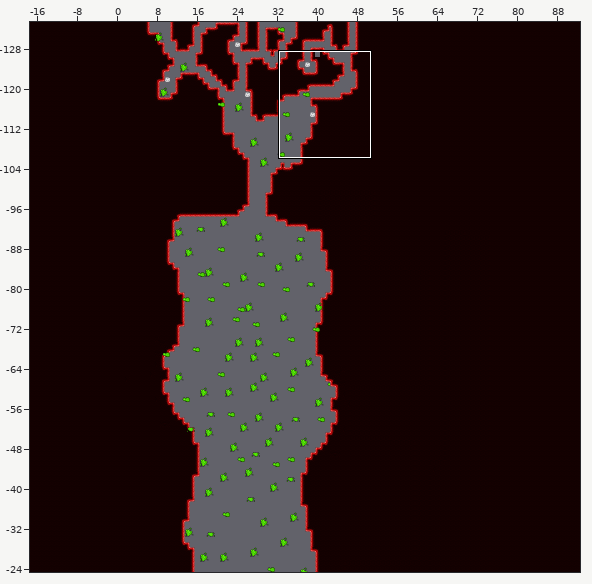
Two versions of a level (Tiled map (JSON), src/assets/maps/sperm.json). Above: a wide view before the commit, with the close-up outlined.
Close-up. Old version:
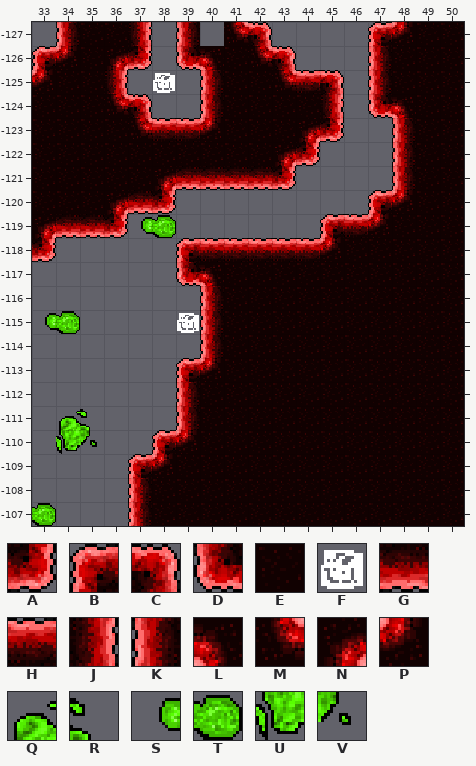
Cells are 16x16 px. Shown: x 33..50, y -127..-107. The commit also changed other parts of the map, which this record leaves out.
Key: from "organ": A 0, B 0 turned 180, C 0 turned 270, D 0 turned 90, E 2, F 3, G 4, H 4 turned 180, J 4 turned 270, K 4 turned 90, L 5, M 5 turned 180, N 5 turned 270, P 5 turned 90, Q 8, R 9, S 10, T 11, U 12, V 13.
_ is an empty cell.
Layers that did not change in this view are not listed.
Layer "top" before, first column x 33:
-127 _KEEJ_K_MC____BPEE
-126 BPENA_DLEMC___KEEE
-125 PEEJ___KEEMHC_KEEE
-124 EEEMC__KEEEEJ_DLEE
-123 EEEEMHHPEEENA__KEE
-122 EEEEEEEEEENA___KEE
-121 EEEEENGGGGA____KEE
-120 EEENGA________BPEE
-119 NGGA________BHPEEE
-118 A_____BHHHHHPEEEEE
-117 ______DLEEEEEEEEEE
-116 _______KEEEEEEEEEE
-115 _______KEEEEEEEEEE
-114 _______KEEEEEEEEEE
-113 ______BPEEEEEEEEEE
-112 ______KEEEEEEEEEEE
-111 ______KEEEEEEEEEEE
-110 _____BPEEEEEEEEEEE
-109 ____BPEEEEEEEEEEEE
-108 ____KEEEEEEEEEEEEE
-107 ____KEEEEEEEEEEEEE
Layer "acid" before, first column x 33:
-127 __________________
-126 __________________
-125 _____F____________
-124 __________________
-123 __________________
-122 __________________
-121 __________________
-120 __________________
-119 ____ST____________
-118 __________________
-117 __________________
-116 __________________
-115 ST____F___________
-114 __________________
-113 __________________
-112 __________________
-111 _QR_______________
-110 _UV_______________
-109 __________________
-108 __________________
-107 T_________________
The same view after the edit:
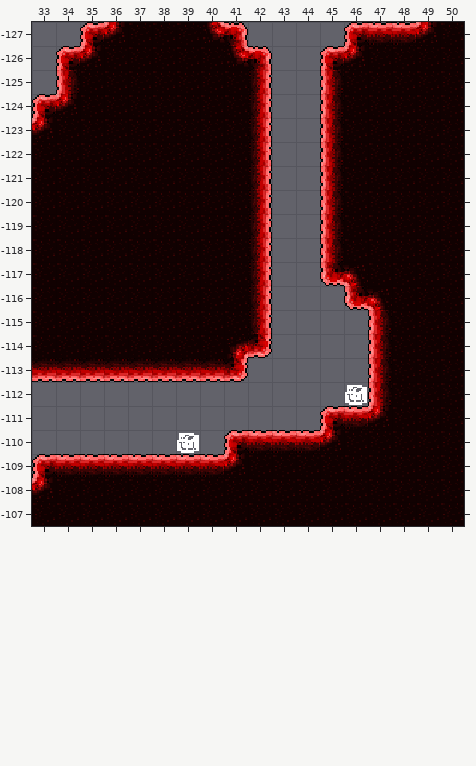
The edit:
Changed rows in their new state; . is an unchanged cell.
Layer "top":
first column x 33:
-127 ._BPEEEMC_...BHHP
-126 _BPEEEEEMC_.BPE..
-125 _K.EEEEE.J__KEE..
-124 BP.EEEEE.J__KEEE.
-123 P...EEEE.J__KEEE.
-122 .........J__KEEE.
-121 .....EEEEJ_.KEEE.
-120 ...EEEEEEJ..KEEE.
-119 EEEEEEEEEJ..KEE..
-118 EEEEEEEEEJ__K....
-117 EEEEEEEE.J__DL...
-116 EEEEEEEE.J___DL..
-115 EEEEEEEE.J____K..
-114 EEEEEEEENA____K..
-113 GGGGGGGGA_____K..
-112 ......________K..
-111 ......______BHP..
-110 .....___BHHHP....
-109 BHHHHHHHP........
-108 PEEEE............
-107 EEEEE............
Layer "acid":
first column x 38:
-125 _
first column x 37:
-119 __
first column x 33:
-115 __...._.......
-112 .............F
-111 .__...........
-110 .__...F.......
-107 _.............
Where, in picture pixels (left, top, right, bottom), the same in both close-ups:
changed: (32, 22, 439, 526)
